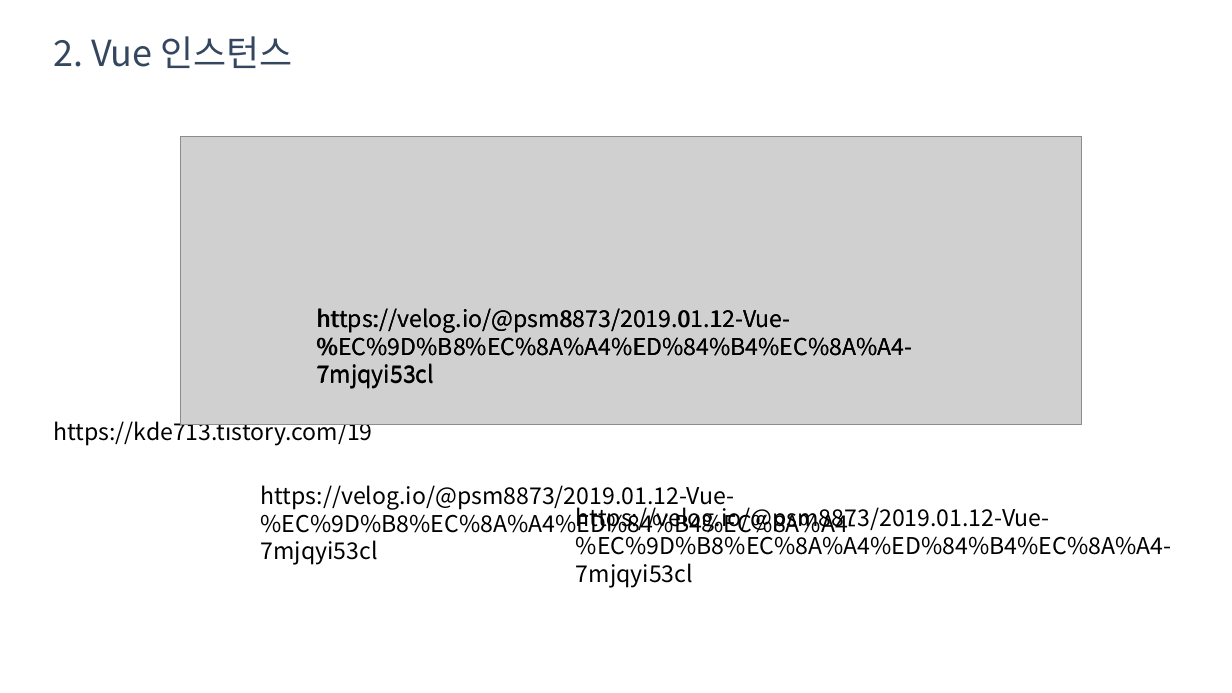
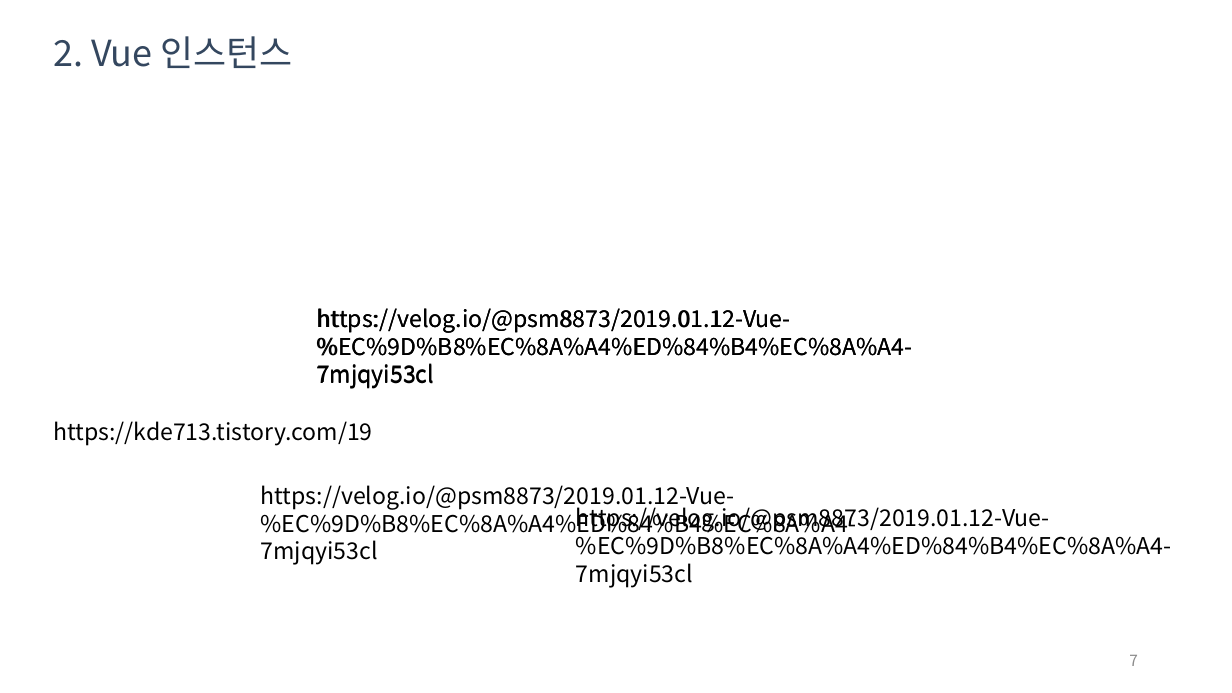
Before and after one commit to raheego/vue-todolist, a slide deck: slide 7 of 역량강화_vuejs_grh.pptx (slide 10 before the commit). Drawn at 1232x693 pixels with LibreOffice and Linux fonts; fonts in the diff are those of the drawing; grey boxes stand for pictures. Boxes give left, top, right and bottom in pixels: in the first picture for what was removed or moved away, otherwise in the second. Text is boxed around its words. In the diff, an @@ line names an element or a change of style, - is before the commit and + after.

```diff
--- a/역량강화_vuejs_grh.pptx
+++ b/역량강화_vuejs_grh.pptx
@@ picture removed at bbox=[181, 137, 1082, 425] @@
@@ page number added at bbox=[1129, 655, 1138, 666], 12 pt, text #8C8C8C @@
+7
```
Also in this commit, not shown: 33 other slides changed, 13 slides added, 6 slides removed.
